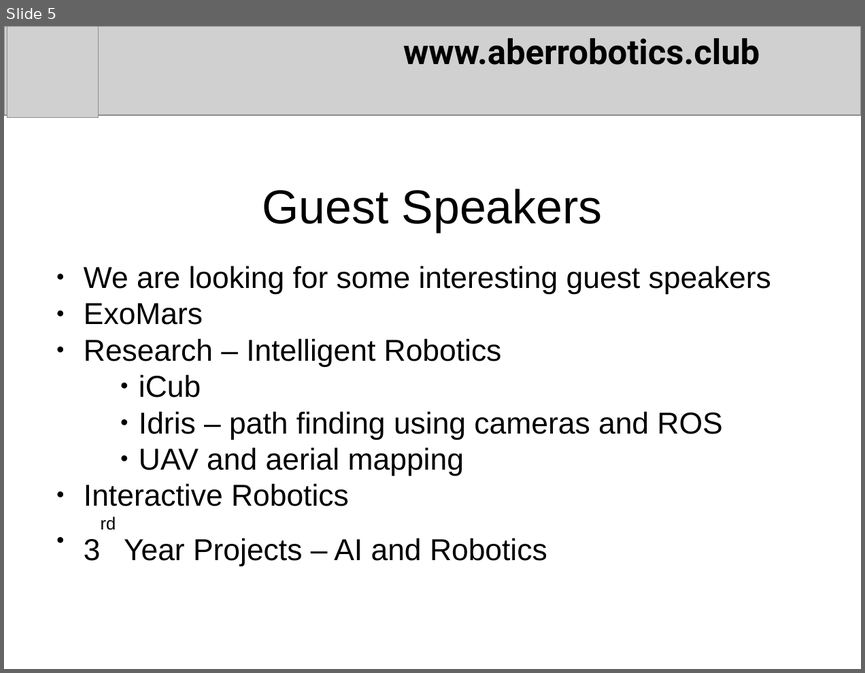
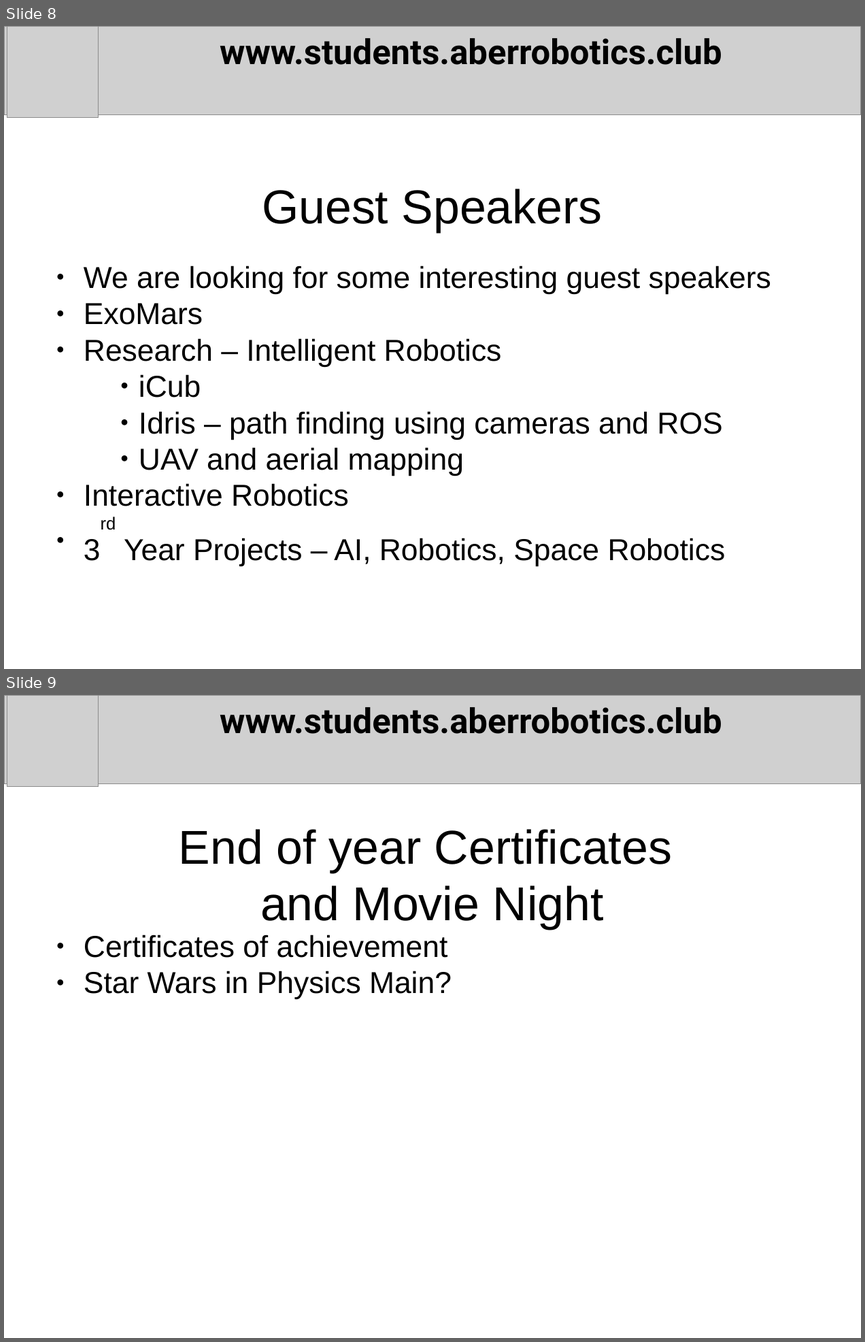
Before and after one commit to arcub/arcub.github.io, a slide deck: news/2018-02-07.pptx. Shown one above the other, each under a label of ours: slide 5 before the commit, slides 8 and 9 after it. The pictures are 865x673 and 865x1342 pixels, drawn with LibreOffice and Linux fonts; fonts in the diff are those of the drawing; grey boxes stand for pictures. Boxes give left, top, right and bottom in pixels: in the first picture for what was removed or moved away, otherwise in the second. Text is boxed around its words. In the diff, an @@ line names an element or a change of style, - is before the commit and + after.

```diff
--- a/news/2018-02-07.pptx
+++ b/news/2018-02-07.pptx
@@ slide 9 added at (4,695,861,1338), background #FFFFFF @@
@@ picture added at (4,695,861,784) @@
@@ picture added at (7,695,98,787) @@
@@ text added at (220,707,721,734), 32 pt, text #000000, bold @@
+www.students.aberrobotics.club
@@ text added at (179,829,672,930), 44 pt, text #000000 @@
+End of year Certificates
+and Movie Night
@@ text added at (84,934,451,1000), 28 pt, text #000000 @@
+● Certificates of achievement
+● Star Wars in Physics Main?
@@ what was slide 5 is now slide 8 @@
@@ slide 8 changed as well @@
@@ text at (220,38,721,65): text changed @@
-www.aberrobotics.club
+www.students.aberrobotics.club
@@ text at (124,537,725,566): text changed @@
-● 3rd Year Projects – AI and Robotics
+● 3rd Year Projects – AI, Robotics, Space Robotics
```
Also in this commit, not shown: 5 other slides changed, 3 other slides added.
